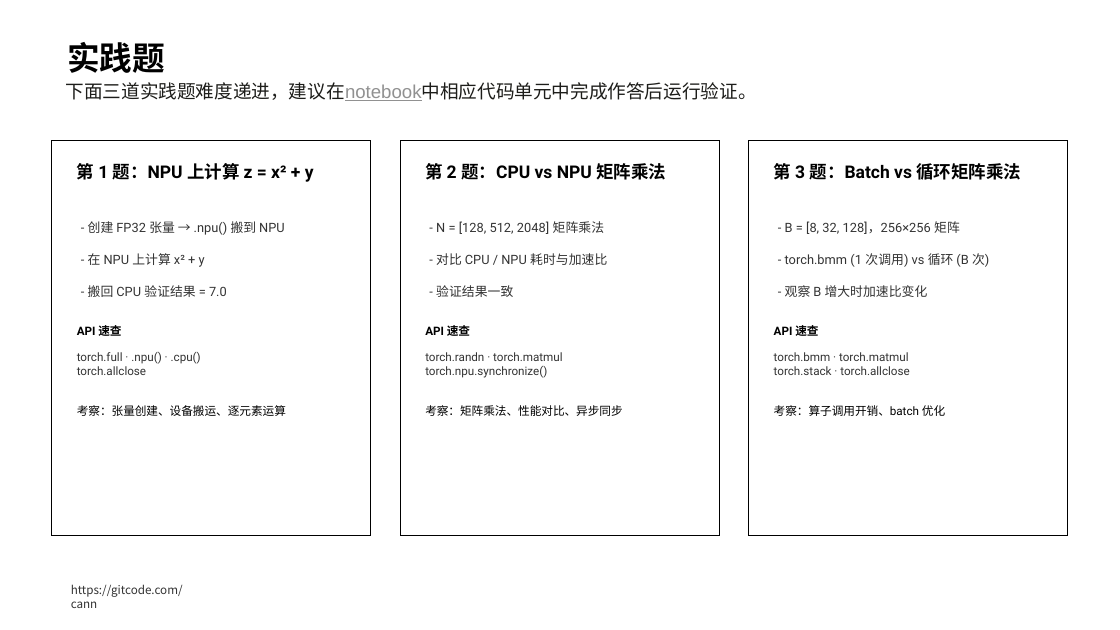
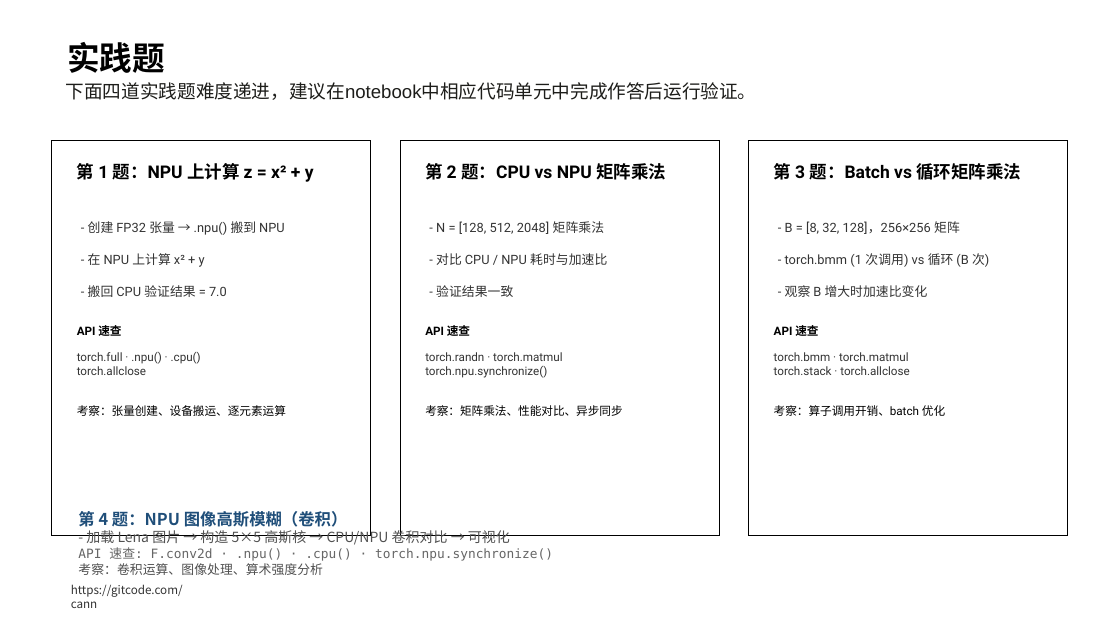
Before and after one commit to hicann/cann-learning-hub, a slide deck: slide 50 of quick_start/cann_basics/slides/artificial_intelligence_basics.pptx (slide 58 before the commit). Drawn at 1120x630 pixels with LibreOffice and Linux fonts; fonts in the diff are those of the drawing; background and template pictures are left out. Boxes give left, top, right and bottom in pixels: in the first picture for what was removed or moved away, otherwise in the second. Text is boxed around its words. In the diff, an @@ line names an element or a change of style, - is before the commit and + after.

Commit message:
feat: 通识课程，update PPTs and grade script for NPU 实践 course

# message auto-generated for no-merge-commit merge:
!929 merge feat/course-summary-master into master

feat: 通识课程，update PPTs and grade script for NPU 实践 course

Description: ## 描述
<!--在这里详细描述你的改动，包括改动的原因和所采取的方法。-->

## 关联的Issue
<!-- 如果这个PR是为了解决特定的Issue，请在这里提供Issue链接。-->
<!-- 如果这个PR是为了解决特定的问题单，请在这里描述问题单单号。-->

## 测试
<!--描述进行了哪些测试来验证你的改动。包括但不限于二级冒烟、算子泛化等。-->

## 文档更新
<!--如果这个PR包含文档的更新，请在这里指出。例如：更新了README.md文件。-->

## 类型标签
<!--  [x] 表示选中 -->
- [ ] Bug修复
- [ ] 新特性
- [ ] 内容优化
- [ ] 其他，请描述：

## 其他信息
<!-- 在这里可以添加任何与这个 Pull Request 相关的其他说明。 -->

See merge request: cann/cann-learning-hub!929

```diff
--- a/quick_start/cann_basics/slides/artificial_intelligence_basics.pptx
+++ b/quick_start/cann_basics/slides/artificial_intelligence_basics.pptx
@@ text at [66, 82, 757, 100]: text changed @@
-下面三道实践题难度递进，建议在notebook中相应代码单元中完成作答后运行验证。
+下面四道实践题难度递进，建议在notebook中相应代码单元中完成作答后运行验证。
@@ text added at [78, 509, 553, 575], 11 pt, text #505050 @@
+第 4 题：NPU 图像高斯模糊（卷积）
+- 加载 Lena 图片 → 构造 5×5 高斯核 → CPU/NPU 卷积对比 → 可视化
+API 速查: F.conv2d · .npu() · .cpu() · torch.npu.synchronize()
+考察：卷积运算、图像处理、算术强度分析
```
Also in this commit, not shown: 6 other slides changed, 1 slide added, 9 slides removed, 6 other files.
